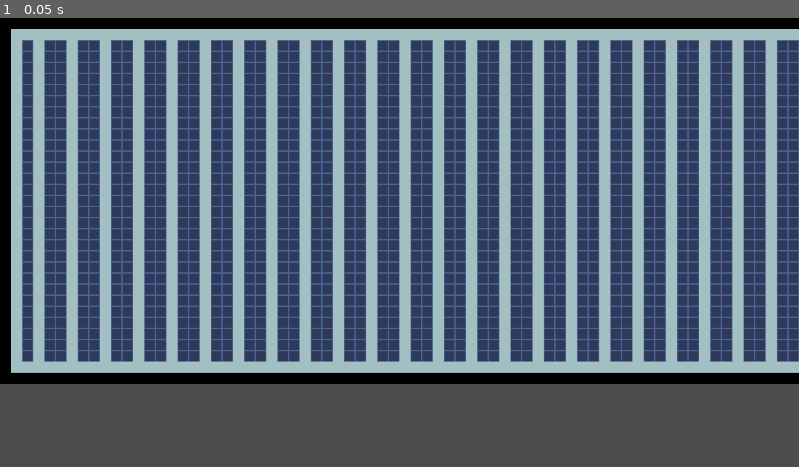
Above: before the commit, frame 1.
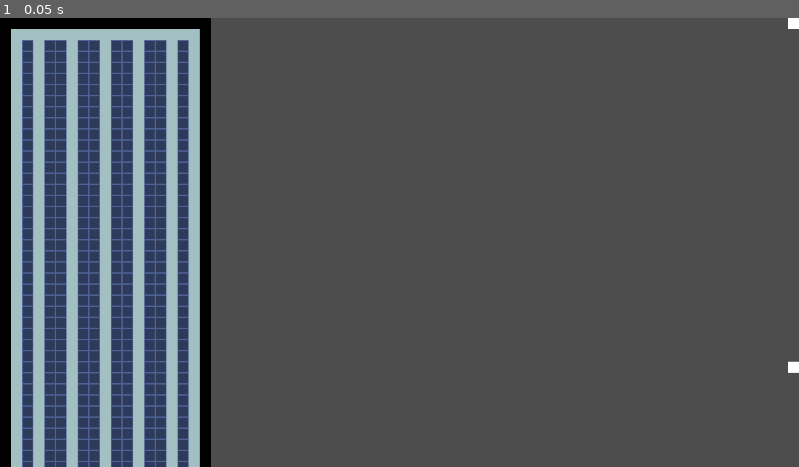
Above: after the commit, the same moment.

Repository: FontysRyan/Pr3Lj1St1Fontys
Game: Godot game, scene res://node_2d.tscn
The game is run twice, just before and just after one commit, with the same random seed, the same clock (stepped at 60 frames per second) and the same inputs.
Inputs:
- Up to frame 1 (0.05 s): no input

The runs differ from the first frame. In frame 1, 68% of the frame differs, in the area x 0-100%, y 0-100%.

Commit message:
click

Diff:
--- /dev/null
+++ b/api_connect.gd
@@ -0,0 +1,19 @@
+extends Node2D
+
+var http_request: HTTPRequest
+
+func _ready():
+	http_request = HTTPRequest.new()
+	add_child(http_request)
+	http_request.request_completed.connect(_on_request_completed)
+	var url = "http://192.168.133.123:5000/select/warehouses"
+	http_request.request(url)
+
+
+func _on_request_completed(result: int, response_code: int, headers: PackedStringArray, body: PackedByteArray) -> void:
+	if response_code == 200:
+		var response = body.get_string_from_utf8()
+		var data = JSON.parse_string(response)
+		print("Fetched:", data)
+	else:
+		print("Error:", response_code)
--- a/node_2d.gd
+++ b/node_2d.gd
@@ -1,8 +1,8 @@
 extends Node2D
 @onready var tile_map_layer: TileMapLayer = $TileMapLayer
 var zones: int = 1
-var rack_ammount: int = 90
-var compartment_ammount: int = 29
+var rack_ammount: int = 10
+var compartment_ammount: int = 50
 var shelve_ammount: int = 5
 func _ready():
 	#corner tile locations
@@ -21,7 +21,7 @@
 		#print("fffff")
 		#var grid_pos = tile_map_layer.local_to_map(get_local_mouse_position())
 		#print(grid_pos)
-		#tile_map_layer.set_cell(grid_pos, 0, Vector2i(0, 0), 0)
+
 func CalculateZone():
 	var ZoneHeight: int = 4 + compartment_ammount
 	var zonewidth: int = calculate_zone_width(rack_ammount)
@@ -40,6 +40,7 @@
 	print("- There is 1 floor tile before the first and after the last compartment.")
 	print("- Including walls (1 on each side), this adds 4 extra tiles.")
 	print("- Final zone height: ", ZoneHeight, " tiles\n")
+
 	PlaceWalls(zonewidth, ZoneHeight)
 	PlaceFloor(zonewidth, ZoneHeight)
 	PlaceCompartments()
--- a/node_2d.tscn
+++ b/node_2d.tscn
@@ -1,8 +1,10 @@
-[gd_scene load_steps=7 format=3 uid="uid://cm7qehg7w6u08"]
+[gd_scene load_steps=9 format=3 uid="uid://cm7qehg7w6u08"]
 
-[ext_resource type="Script" uid="uid://dxxxtip64burn" path="res://node_2d.gd" id="1_0e48y"]
+[ext_resource type="Script" uid="uid://dxxxtip64burn" path="res://node_2d.gd" id="2_0hol4"]
 [ext_resource type="Texture2D" uid="uid://bl33dllc3p3qu" path="res://grid_test.png" id="2_epypp"]
 [ext_resource type="Texture2D" uid="uid://c14ahoh21d3ej" path="res://tileset_2.png" id="3_epypp"]
+[ext_resource type="Script" uid="uid://duybtveebf0ch" path="res://api_connect.gd" id="4_0hol4"]
+[ext_resource type="Script" uid="uid://wxfsaee3pash" path="res://tile_map_layer.gd" id="5_q6r6c"]
 
 [sub_resource type="TileSetAtlasSource" id="TileSetAtlasSource_0hol4"]
 texture = ExtResource("2_epypp")
@@ -29,7 +31,13 @@
 sources/1 = SubResource("TileSetAtlasSource_q6r6c")
 
 [node name="Node2D" type="Node2D"]
-script = ExtResource("1_0e48y")
+script = ExtResource("4_0hol4")
 
-[node name="TileMapLayer" type="TileMapLayer" parent="."]
+[node name="HTTPRequest" type="HTTPRequest" parent="."]
+
+[node name="Node2D" type="Node2D" parent="."]
+script = ExtResource("2_0hol4")
+
+[node name="TileMapLayer" type="TileMapLayer" parent="Node2D"]
 tile_set = SubResource("TileSet_q6r6c")
+script = ExtResource("5_q6r6c")
Not shown, added: api_connect.gd.uid
